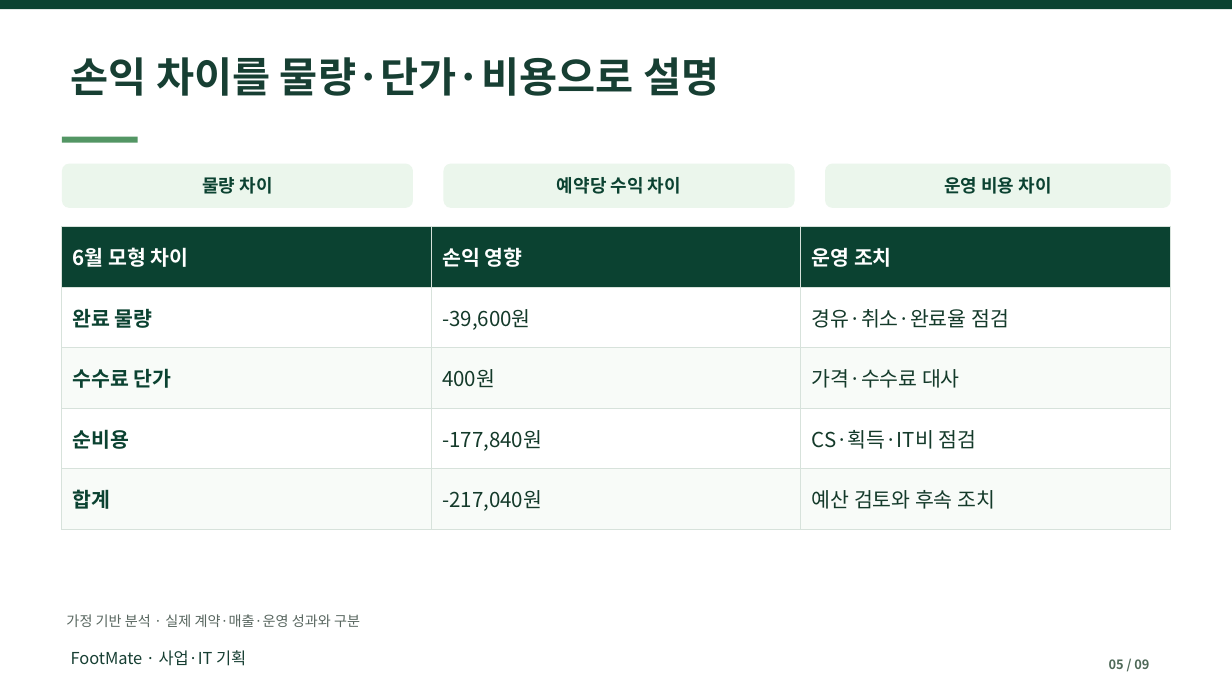
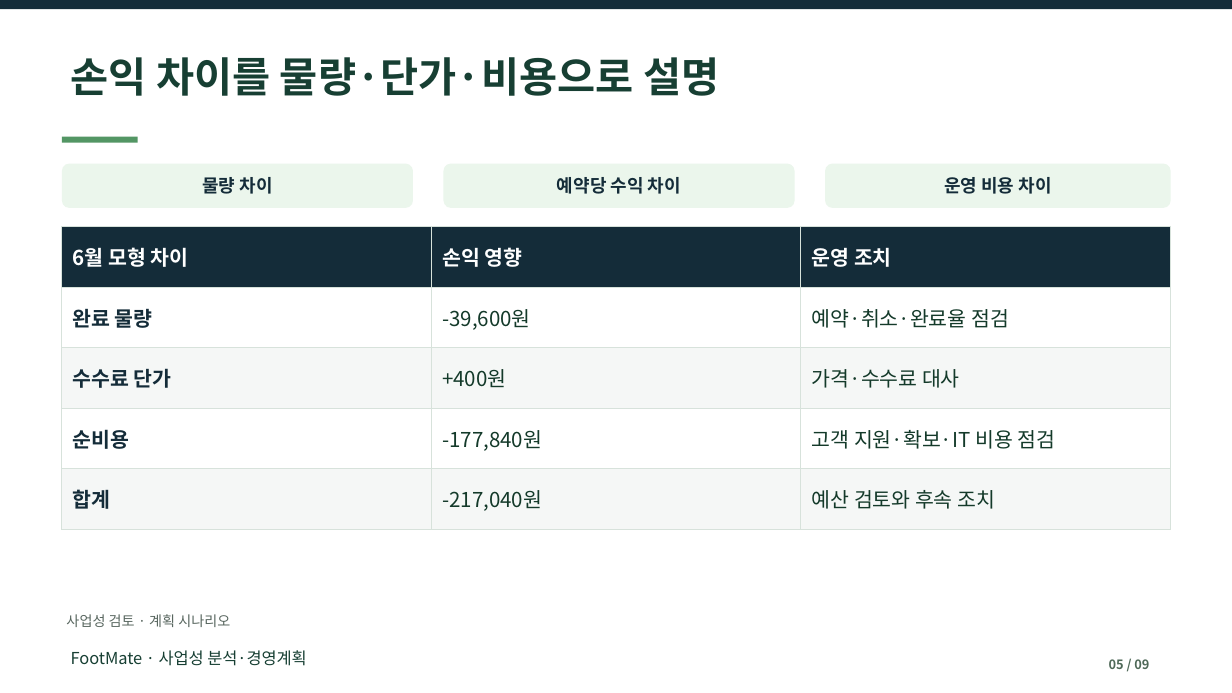
Before and after one commit to dohyunkimmm/footmate, a slide deck: slide 5 of src/case-study/downloads/footmate_report.pptx. Drawn at 1232x693 pixels with LibreOffice and Linux fonts; fonts in the diff are those of the drawing. Boxes give left, top, right and bottom in pixels: in the first picture for what was removed or moved away, otherwise in the second. Text is boxed around its words. In the diff, an @@ line names an element or a change of style, - is before the commit and + after.

```diff
--- a/src/case-study/downloads/footmate_report.pptx
+++ b/src/case-study/downloads/footmate_report.pptx
@@ rectangle at [0, 0, 1232, 9]: fill #0B4231 to #142C39 @@
@@ text colour #0B4231 to #142C39 in 3 elements at [202, 177, 272, 194], [557, 177, 681, 194], [944, 177, 1051, 194] @@
@@ table at [62, 226, 1171, 530] @@
-row 2, column 3: 경유·취소·완료율 점검
+row 2, column 3: 예약·취소·완료율 점검
-row 3, column 2: 400원
+row 3, column 2: +400원
-row 4, column 3: CS·획득·IT비 점검
+row 4, column 3: 고객 지원·확보·IT 비용 점검
@@ fill #0B4231 to #142C39 in row 1 @@
@@ fill #F8FBF8 to #F5F7F6 in 6 cells @@
@@ text colour #0B4231 to #142C39 in "완료 물량", "수수료 단가", "순비용", "합계" @@
@@ text at [66, 614, 230, 627]: text changed @@
-가정 기반 분석 · 실제 계약·매출·운영 성과와 구분
+사업성 검토 · 계획 시나리오
@@ text at [71, 650, 306, 666]: text changed @@
-FootMate · 사업·IT 기획
+FootMate · 사업성 분석·경영계획
```
Also in this commit, not shown: 8 other slides changed, 16 other files.
